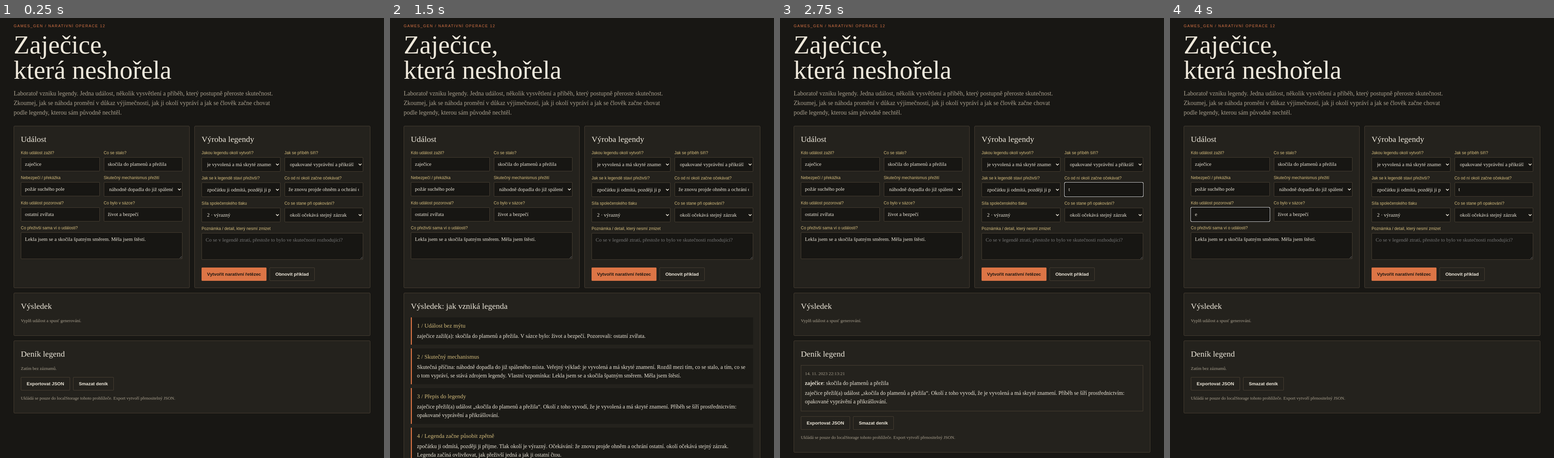
Above: before the commit, frames 1-4 (left to right).
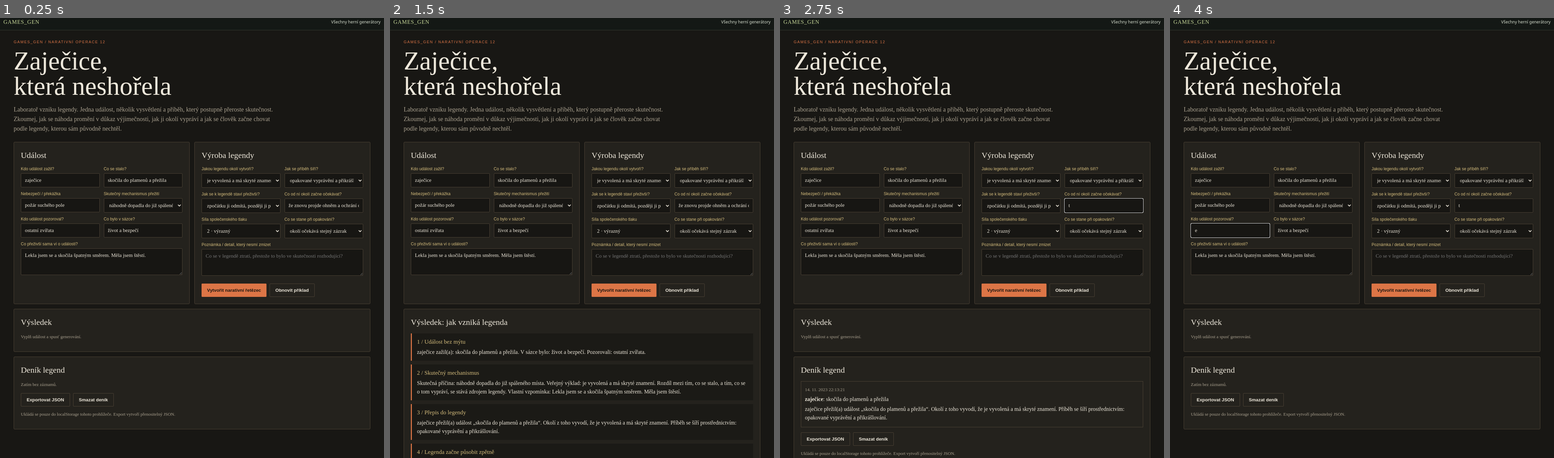
Above: after the commit, the same moments.

Repository: artmisanovak-prog/games_gen
Game: browser game, page doma/zajic/index.html
Same seed, same stepped clock (60 frames per second), same inputs: the game is played once before the commit and once after it. When the page shows a pop-up message, it is drawn as a white box for half a second while everything else waits; a line starting with > is the answer the replay typed.
Inputs (mouse positions are in pixels of both pictures, inside the frame that each line leads up to; where the layout moved, square brackets give the same spot in the first picture):
- Up to frame 1 (0.25 s): no input
- Up to frame 2 (1.5 s): click "Vytvořit narativní řetězec" at 1.27 s
- Up to frame 3 (2.75 s): click "Obnovit příklad" at 1.87 s; click (1102, 207) [1102, 189] at 2.47 s; type "t" at 2.47 s; tap Enter at 2.5 s
- Up to frame 4 (4 s): click "Smazat deník" at 3.07 s; click (1231, 229) [1231, 216] at 3.67 s; type "e" at 3.67 s; tap Enter at 3.7 s

The runs differ from the first frame. In frame 1, 9.3% of the frame differs, in the area x 0-100%, y 0-94%; in frame 2, 11%, in the area x 0-100%, y 0-100%; in frame 3, 10%; in frame 4, 9.2%.

Commit message:
Add games generator navigation

Diff:
--- a/doma/zajic/index.html
+++ b/doma/zajic/index.html
@@ -47,4 +47,4 @@
 $('export').addEventListener('click',()=>{const b=new Blob([JSON.stringify(read(),null,2)],{type:'application/json'}),u=URL.createObjectURL(b),a=document.createElement('a');a.href=u;a.download='zajic-denik-legend.json';a.click();URL.revokeObjectURL(u)});
 $('clear').addEventListener('click',()=>{if(confirm('Smazat všechny místní záznamy?')){localStorage.removeItem(KEY);archive()}});
 archive();
-</script></body></html>
+</script><script src="../shared/game-nav.js"></script></body></html>
